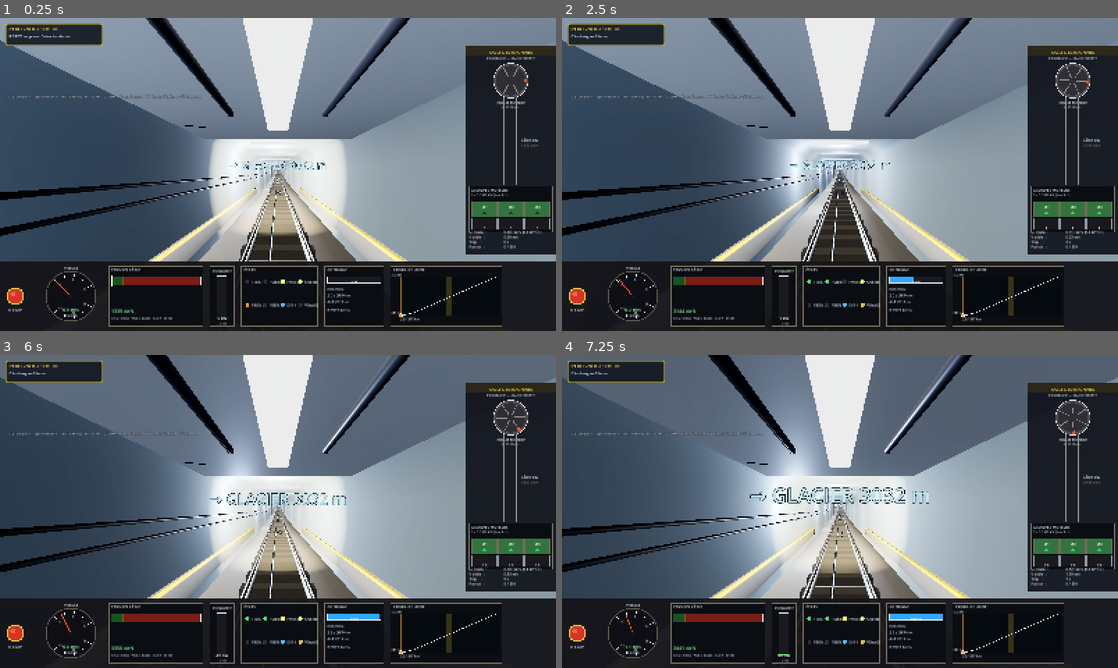
Above: before the commit, frames 1-4 (two rows, left to right).
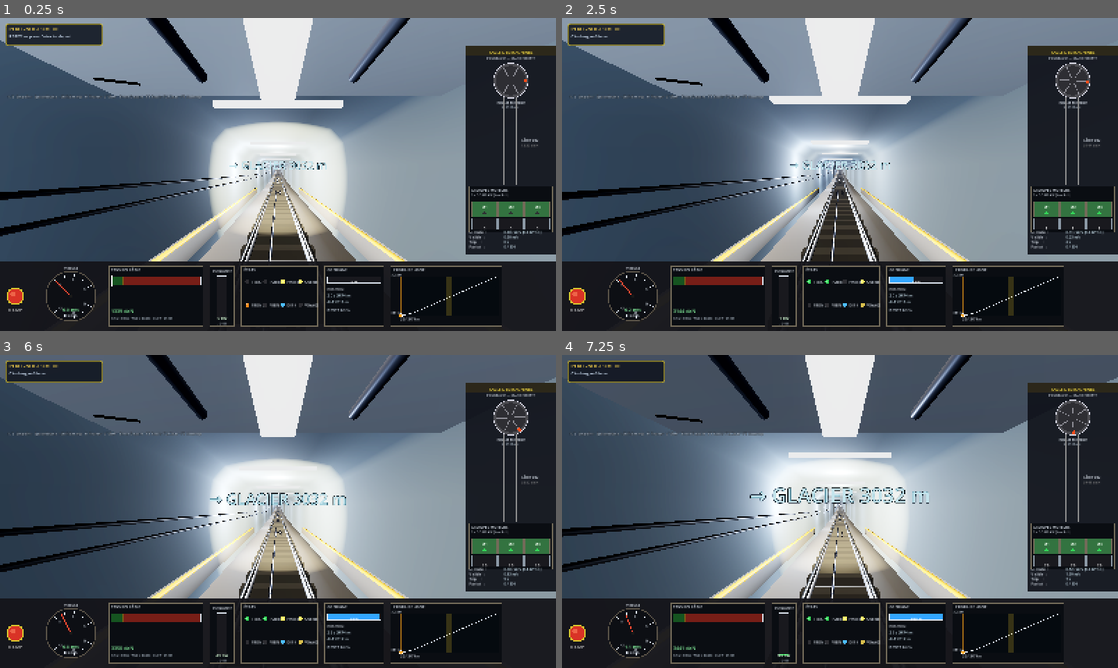
Above: after the commit, the same moments.

Repository: ARP273-ROSE/perce-neige-sim
Game: Godot game, scene res://scenes/main.tscn
The game is run twice, just before and just after one commit, with the same random seed, the same clock (stepped at 60 frames per second) and the same inputs.
Inputs:
- Up to frame 1 (0.25 s): no input
- Up to frame 2 (2.5 s): tap Enter (ready_depart) at 0.5, 1.35 s; hold Up (speed_up) 0.53-1.28 s; tap Shift (emergency) at 0.6 s; hold Space (brake) 1.28-2.03 s; hold Up (speed_up) from 2.03 s (still down); tap H (toggle_headlights) at 2.1 s
- Up to frame 3 (6 s): tap V (toggle_view) at 2.85, 5.85 s; tap Space (brake) at 3.5 s; release Up (speed_up) at 3.53 s; hold Space (brake) 3.53-5.78 s; tap Shift (emergency) at 3.6 s; tap Enter (ready_depart) at 4.35 s; tap H (toggle_headlights) at 5.1 s; hold Up (speed_up) from 5.78 s (still down)
- Up to frame 4 (7.25 s): keep holding Up (speed_up); tap Shift (emergency) at 6.6 s

The runs differ from the first frame. In frame 1, 4.3% of the frame differs, in the area x 8-74%, y 0-39%; in frame 2, 4.1%; in frame 3, 5.2%; in frame 4, 9.1%, in the area x 0-99%, y 0-39%.

Commit message:
fix(3d): plancher/plafond du cockpit ne dépassent plus devant le poste de pilotage
Rapporté : vus du cockpit, le plancher et le toit s'avançaient trop vers
l'avant. Cause : boîtes centrées sur z=0 couvrant 97 % des 32 m du train
→ elles filaient jusqu'à z=−15,5 alors que la caméra conducteur est à
z=−12, soit 3,5 m de plancher en porte-à-faux au-dessus de la voie et
autant de « casquette » de plafond.

- plancher + plafond + bandeau LED : front ramené à z=−13,6 (1,6 m
  devant les yeux, position du pare-brise réel), arrière inchangé
- moniteur CCTV recalé juste en dedans du nouveau front (il aurait
  flotté au-delà du plafond raccourci)
- mains courantes du plafond arrêtées 0,6 m en retrait du front (pas de
  main courante dans la zone conducteur)

Validé : Godot 4.6.1 headless, boot sans erreur de script.

Diff:
--- a/godot_project/scripts/cabin.gd
+++ b/godot_project/scripts/cabin.gd
@@ -128,6 +128,15 @@
 
 
 func _build_floor_ceiling() -> void:
+	# Limite AVANT de l'intérieur visible : dans la vraie cabine, le
+	# plancher et le plafond s'arrêtent au pare-brise, ~1,6 m devant les
+	# yeux du conducteur (caméra FPV à −train_length/2 + 4,0). Les boîtes
+	# étaient centrées sur z=0 et couvraient 97 % du train → 3,5 m de
+	# plancher/plafond en porte-à-faux DEVANT le poste de pilotage, comme
+	# un plongeoir au-dessus de la voie.
+	var z_front: float = -train_length * 0.5 + 2.4    # = 1,6 m devant la caméra
+	var z_rear: float = train_length * 0.5 * 0.97
+
 	# Sol cabine — plancher caillebotis sombre (matériau acier mat),
 	# bien plus contrasté que la dalle béton du tunnel pour qu'on
 	# distingue clairement "intérieur" vs "voie" depuis le siège.
@@ -139,13 +148,14 @@
 	floor_mat.uv1_scale = Vector3(8.0, 16.0, 1.0)
 
 	var floor_mesh: BoxMesh = BoxMesh.new()
-	floor_mesh.size = Vector3(2.40, 0.05, train_length * 0.97)
+	floor_mesh.size = Vector3(2.40, 0.05, z_rear - z_front)
 	floor_mesh.material = floor_mat
 	var floor_node: MeshInstance3D = MeshInstance3D.new()
 	floor_node.name = "InteriorFloor"
 	floor_node.mesh = floor_mesh
 	floor_node.cast_shadow = GeometryInstance3D.SHADOW_CASTING_SETTING_OFF
-	floor_node.position = Vector3(0.0, -1.05, 0.0)   # juste au-dessus du slab
+	# juste au-dessus du slab, recentré sur l'empattement raccourci
+	floor_node.position = Vector3(0.0, -1.05, (z_front + z_rear) * 0.5)
 	interior_root.add_child(floor_node)
 
 	# Plafond cabine — surface plate visible quand on lève les yeux
@@ -155,13 +165,13 @@
 	ceil_mat.metallic = 0.15
 
 	var ceil_mesh: BoxMesh = BoxMesh.new()
-	ceil_mesh.size = Vector3(2.40, 0.04, train_length * 0.97)
+	ceil_mesh.size = Vector3(2.40, 0.04, z_rear - z_front)
 	ceil_mesh.material = ceil_mat
 	var ceil_node: MeshInstance3D = MeshInstance3D.new()
 	ceil_node.name = "InteriorCeiling"
 	ceil_node.mesh = ceil_mesh
 	ceil_node.cast_shadow = GeometryInstance3D.SHADOW_CASTING_SETTING_OFF
-	ceil_node.position = Vector3(0.0, 1.45, 0.0)
+	ceil_node.position = Vector3(0.0, 1.45, (z_front + z_rear) * 0.5)
 	interior_root.add_child(ceil_node)
 
 	# Bandeau LED plafond (lumineux) le long du milieu, donne le côté "métro moderne"
@@ -172,14 +182,15 @@
 	led_mat.emission_energy_multiplier = 1.6
 	led_mat.shading_mode = BaseMaterial3D.SHADING_MODE_UNSHADED
 
+	var led_z_rear: float = train_length * 0.5 * 0.92
 	var led_mesh: BoxMesh = BoxMesh.new()
-	led_mesh.size = Vector3(0.25, 0.04, train_length * 0.92)
+	led_mesh.size = Vector3(0.25, 0.04, led_z_rear - z_front)
 	led_mesh.material = led_mat
 	var led_node: MeshInstance3D = MeshInstance3D.new()
 	led_node.name = "InteriorLEDStrip"
 	led_node.mesh = led_mesh
 	led_node.cast_shadow = GeometryInstance3D.SHADOW_CASTING_SETTING_OFF
-	led_node.position = Vector3(0.0, 1.42, 0.0)
+	led_node.position = Vector3(0.0, 1.42, (z_front + led_z_rear) * 0.5)
 	interior_root.add_child(led_node)
 
 
@@ -191,18 +202,22 @@
 	rail_mat.metallic = 0.85
 	rail_mat.metallic_specular = 0.95
 
-	# 2 mains courantes horizontales le long du plafond, à x=±0.35 (au-dessus de l'aisle)
+	# 2 mains courantes horizontales le long du plafond, à x=±0.35 (au-dessus
+	# de l'aisle). Elles s'arrêtent 0,6 m en retrait du front du plafond
+	# (zone conducteur = pas de main courante dans le vrai cockpit).
+	var rail_z_front: float = -train_length * 0.5 + 3.0
+	var rail_z_rear: float = train_length * 0.5 * 0.85
 	for side in [-1.0, 1.0]:
 		var rail: MeshInstance3D = MeshInstance3D.new()
 		var rail_mesh: CylinderMesh = CylinderMesh.new()
 		rail_mesh.top_radius = 0.025
 		rail_mesh.bottom_radius = 0.025
-		rail_mesh.height = train_length * 0.85
+		rail_mesh.height = rail_z_rear - rail_z_front
 		rail_mesh.radial_segments = 10
 		rail_mesh.material = rail_mat
 		rail.mesh = rail_mesh
 		rail.cast_shadow = GeometryInstance3D.SHADOW_CASTING_SETTING_OFF
-		rail.position = Vector3(side * 0.35, 1.30, 0.0)
+		rail.position = Vector3(side * 0.35, 1.30, (rail_z_front + rail_z_rear) * 0.5)
 		# Cylindre axe Y → on veut axe Z (le long de la voie)
 		rail.rotation = Vector3(PI * 0.5, 0.0, 0.0)
 		interior_root.add_child(rail)
@@ -452,7 +467,10 @@
 	# Positionné haut (y=1.50) et loin sur le côté gauche (x=-1.0)
 	# pour qu'il ne soit visible qu'en levant les yeux à gauche, jamais
 	# en regardant droit devant.
-	var z_mon: float = -train_length * 0.5 + 1.4
+	# Accroché juste EN DEDANS du nouveau front du plafond (z_front=−13.6,
+	# cf. _build_floor_ceiling) — avant il pendait à −14.6, au-delà du
+	# plafond raccourci, donc flottait dans le vide.
+	var z_mon: float = -train_length * 0.5 + 2.65
 	var bezel_mat: StandardMaterial3D = StandardMaterial3D.new()
 	bezel_mat.albedo_color = Color(0.05, 0.05, 0.06)
 	bezel_mat.roughness = 0.5
